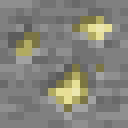
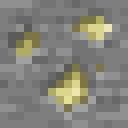
Revision of a layered (128, 128) image; what changed, layer by layer:
painted on "surphur_ore_alt" over [56, 24, 112, 96]
showed group "stone" (6 layers) over [56, 24, 112, 96]
